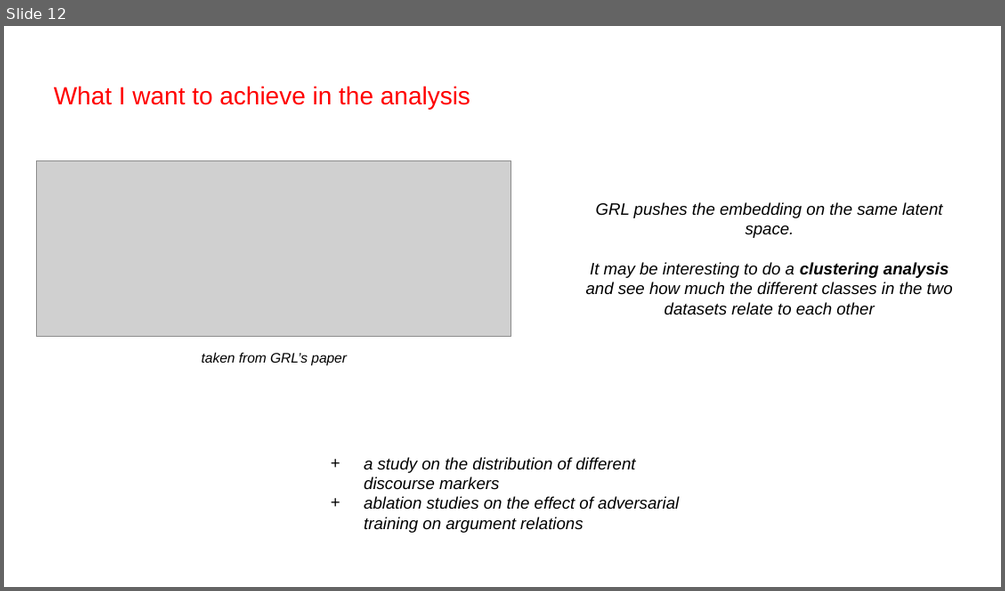
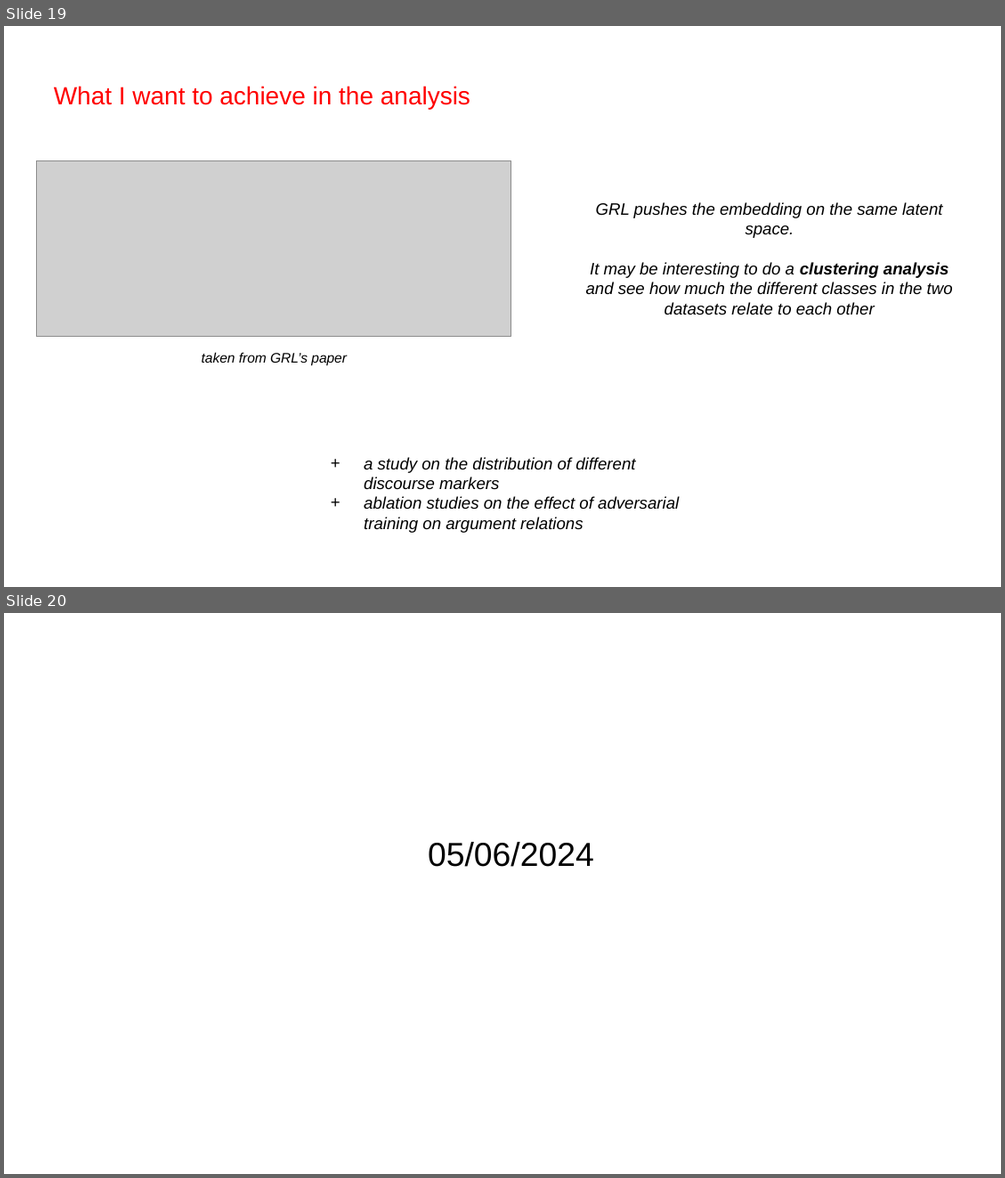
Before and after one commit to lucacontalbo/ArgumentRelation, a slide deck: Argument relation.pptx. Shown one above the other, each under a label of ours: slide 12 before the commit, slides 19 and 20 after it. The pictures are 1005x591 and 1005x1178 pixels, drawn with LibreOffice and Linux fonts; fonts in the diff are those of the drawing; grey boxes stand for pictures. Boxes give left, top, right and bottom in pixels: in the first picture for what was removed or moved away, otherwise in the second. Text is boxed around its words. In the diff, an @@ line names an element or a change of style, - is before the commit and + after.

```diff
--- a/Argument relation.pptx
+++ b/Argument relation.pptx
@@ slide 20 added at [4, 613, 1001, 1174], background #FFFFFF @@
@@ text added at [428, 842, 594, 867], 24 pt, text #000000 @@
+05/06/2024
@@ what was slide 12 is now slide 19 @@
```
Also in this commit, not shown: 1 slide changed, 13 other slides added.
